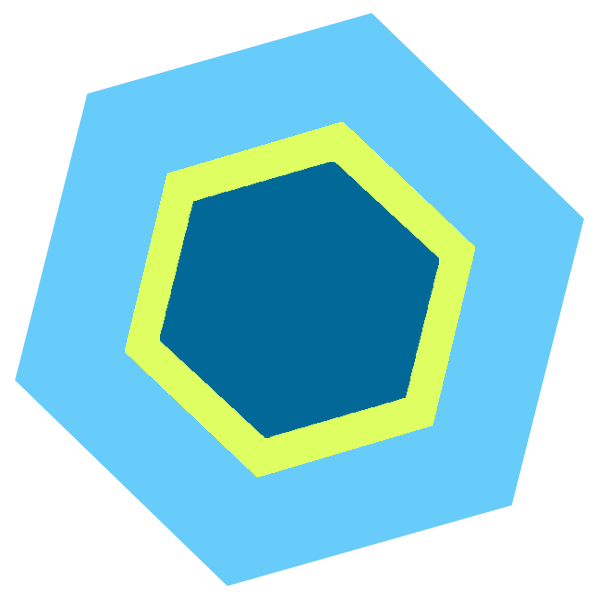
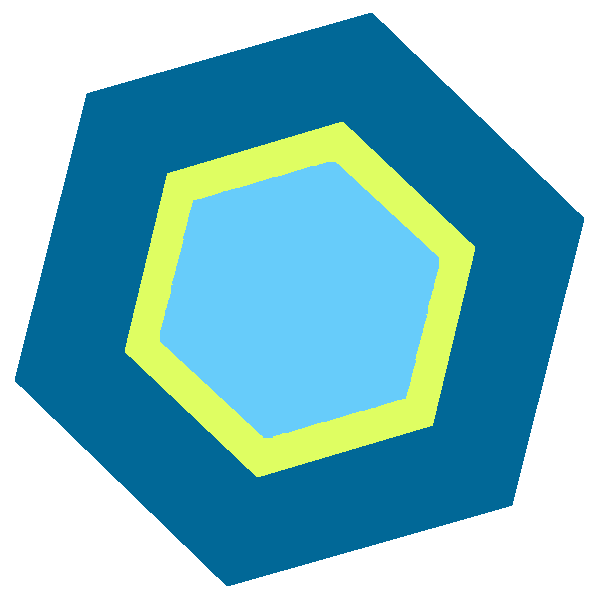
Layer changes from the first 600 x 600 image to the second:
painted on "Layer 2" over [160, 162, 439, 438]
painted on "Polygon 1" over [15, 13, 584, 586]
